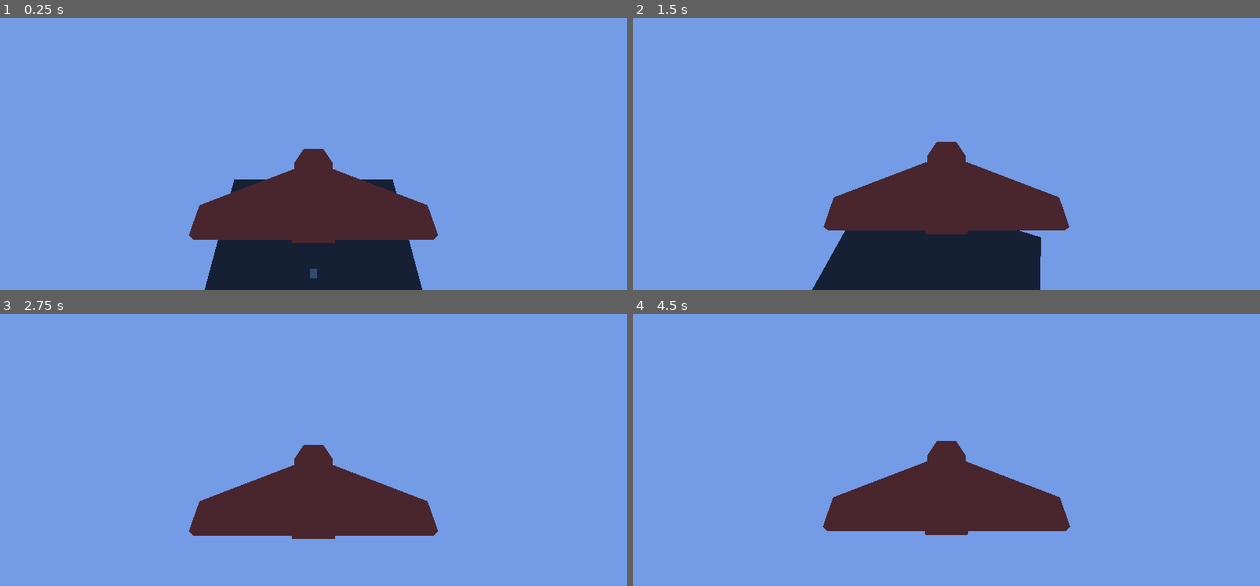
Above: before the commit, frames 1-4 (two rows, left to right).
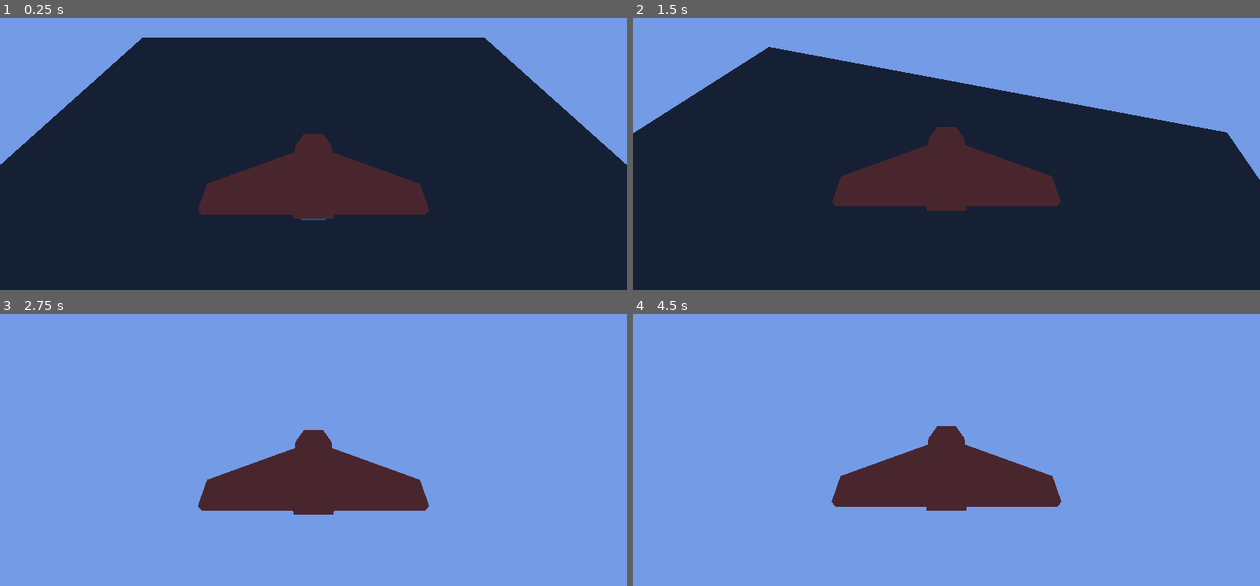
Above: after the commit, the same moments.

Repository: AlexandrMKC/game_jam
Game: Godot game, scene res://scenes/game.tscn
Same seed, same stepped clock (60 frames per second), same inputs: the game is played once before the commit and once after it.
Inputs (mouse positions are in pixels of both pictures, inside the frame that each line leads up to):
- Up to frame 1 (0.25 s): no input
- Up to frame 2 (1.5 s): tap Enter at 0.5 s; move the mouse to (977, 113) at 0.52 s; hold W (move_forward) from 0.53 s (still down); move the mouse to (915, 115) at 1.27 s
- Up to frame 3 (2.75 s): keep holding W (move_forward); move the mouse to (326, 403) at 2.02 s
- Up to frame 4 (4.5 s): keep holding W (move_forward); move the mouse to (940, 414) at 2.77 s; tap Space at 3.5 s; move the mouse to (990, 414) at 3.52 s; tap Enter at 4.25 s; move the mouse to (896, 406) at 4.27 s

The runs differ from the first frame. In frame 1, 72% of the frame differs, in the area x 0-100%, y 7-100%; in frame 2, 61%; in frame 3, 5.8%; in frame 4, 5.6%.

Commit message:
change scale

Diff:
--- a/scenes/game.tscn
+++ b/scenes/game.tscn
@@ -15,7 +15,7 @@
 [node name="world" type="Node3D" parent="."]
 
 [node name="Player" parent="world" instance=ExtResource("1_2ua3r")]
-transform = Transform3D(0.7, 0, 0, 0, 0.7, 0, 0, 0, 0.7, 0, 30, 0)
+transform = Transform3D(1, 0, 0, 0, 1, 0, 0, 0, 1, 0, 5, 0)
 
 [node name="TestPlane" parent="world" instance=ExtResource("3_odlpu")]
 
--- a/scenes/player.tscn
+++ b/scenes/player.tscn
@@ -11,13 +11,13 @@
 TILT_UPPER_LIMIT = -45.0
 
 [node name="PlayerMesh" parent="." instance=ExtResource("1_h8jyn")]
-transform = Transform3D(-4.37114e-08, 0, -1, 0, 1, 0, 1, 0, -4.37114e-08, 0, 0, 0)
+transform = Transform3D(-2.18557e-08, 0, -0.5, 0, 0.5, 0, 0.5, 0, -2.18557e-08, 0, 0, 0)
 
 [node name="CollisionShape3D" type="CollisionShape3D" parent="."]
 transform = Transform3D(1, 0, 0, 0, 1, 0, 0, 0, 1, 0, 0, 2)
 shape = SubResource("BoxShape3D_442m3")
 
 [node name="CameraController" type="Node3D" parent="."]
-transform = Transform3D(1, 0, 0, 0, 0.707107, 0.707107, 0, -0.707107, 0.707107, 0, 10, 7)
+transform = Transform3D(1, 0, 0, 0, 0.707107, 0.707107, 0, -0.707107, 0.707107, 0, 5, 4)
 
 [node name="Camera3D" type="Camera3D" parent="CameraController"]
--- a/scripts/player.gd
+++ b/scripts/player.gd
@@ -34,7 +34,12 @@
 
 var _rotation_input : Vector2 = Vector2.ZERO
 var _player_rotation : Vector3 = Vector3.ZERO
-var _camera_rotation : Vector3 = Vector3.ZERO
+var _camera_rotation : Vector3 = Vector3.ZERO:
+	get:
+		return _camera_rotation
+	set(value):
+		_camera_rotation = value
+		_camera_rotation.x = clamp(_camera_rotation.x, TILT_LOWER_LIMIT, TILT_UPPER_LIMIT)
 
 func _physics_process(delta: float) -> void:
 	update_camera(delta)
Not shown: 1 places in scenes/game.tscn that only renumber resources
